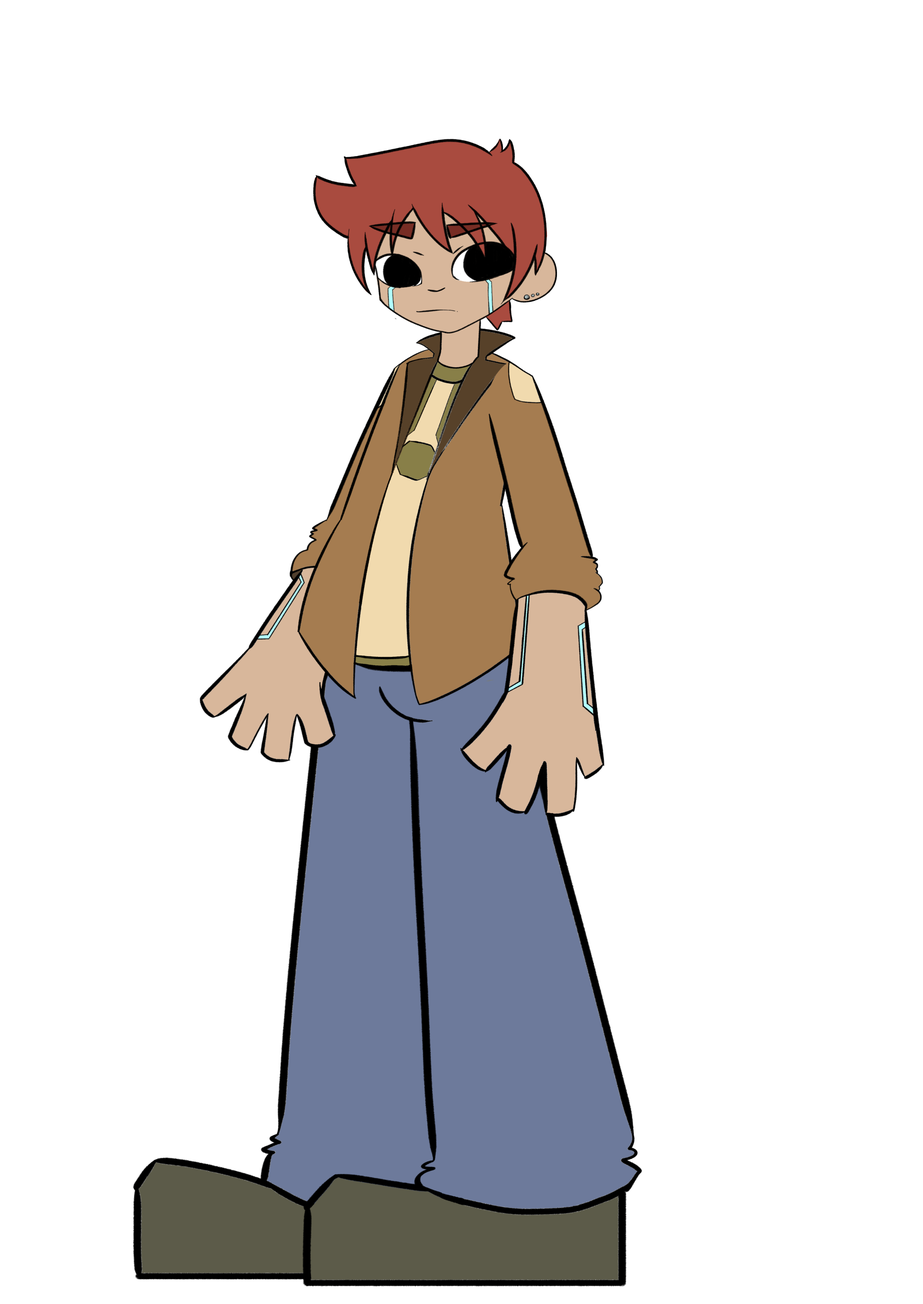
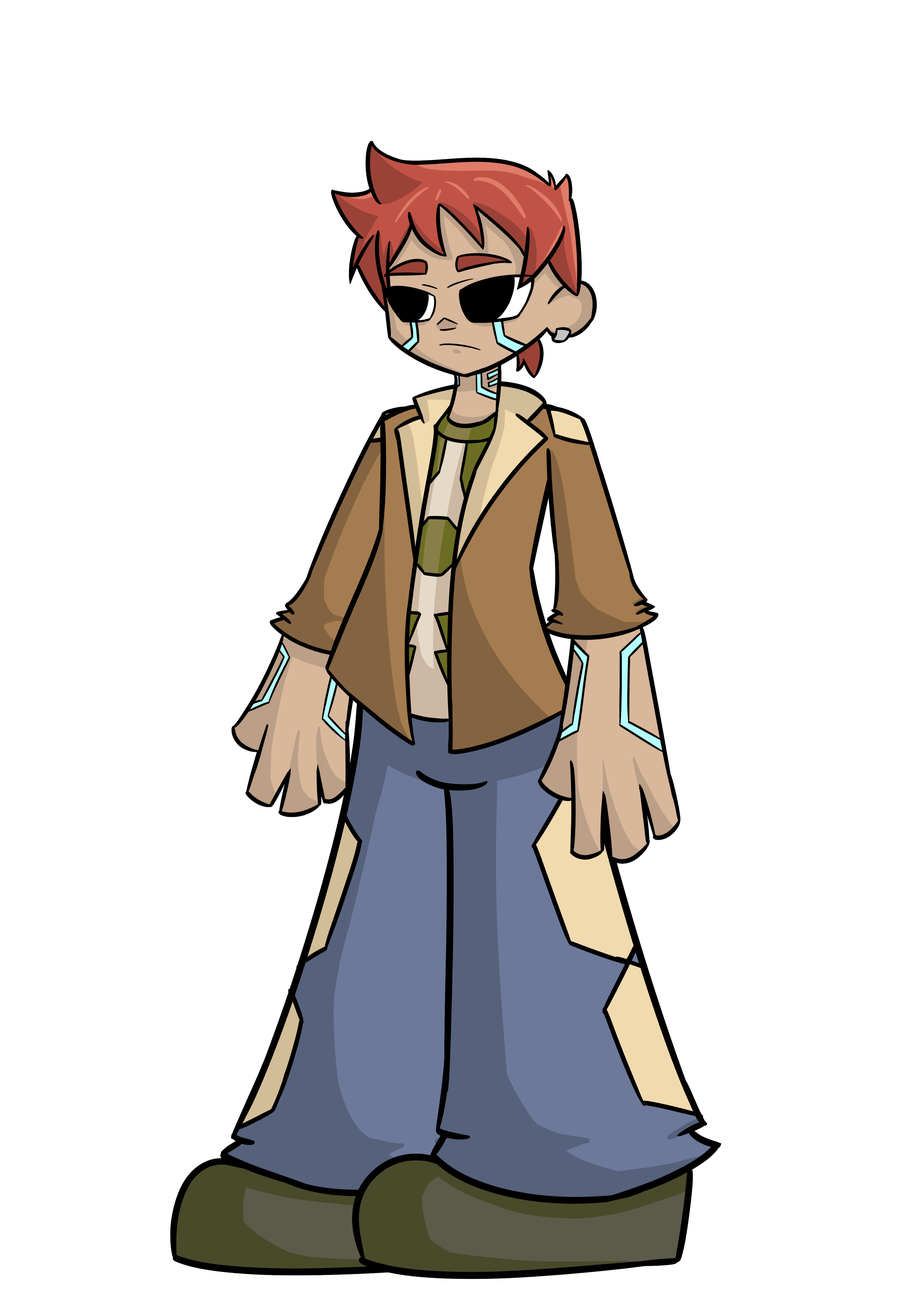
Before/after of a 923×1304 layered artwork. What changed in the layer stack:
moved "FRONT ARM" above "HEAD", painted on it over left=459, top=361, right=681, bottom=865
painted on "HEAD" over left=312, top=138, right=597, bottom=507
painted on "HEAD (CLOSE)" over left=312, top=138, right=597, bottom=507
painted on "TORSO" over left=297, top=327, right=579, bottom=755
painted on "FRONT LEGS" over left=302, top=650, right=722, bottom=1288
painted on "BACK LEGS" over left=132, top=656, right=514, bottom=1281
moved "BACK ARM" below "BACK LEGS", painted on it over left=199, top=353, right=434, bottom=818
